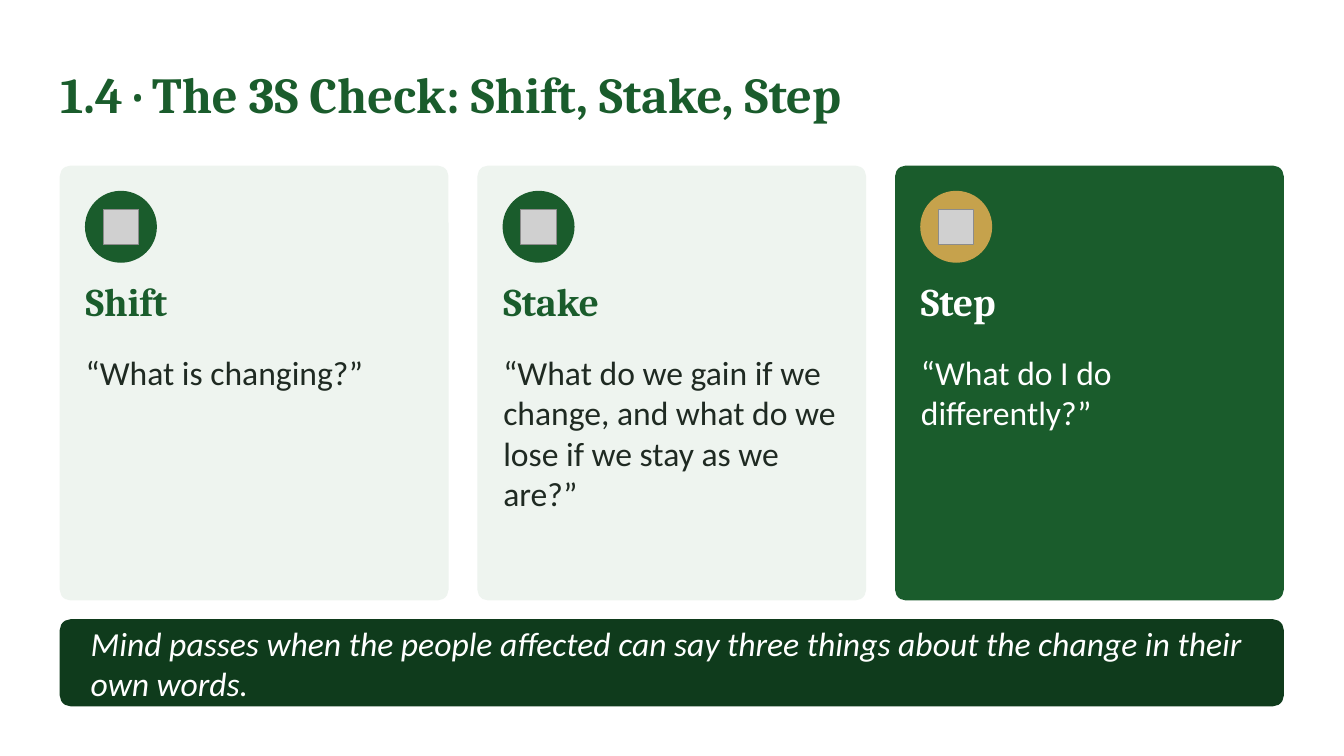
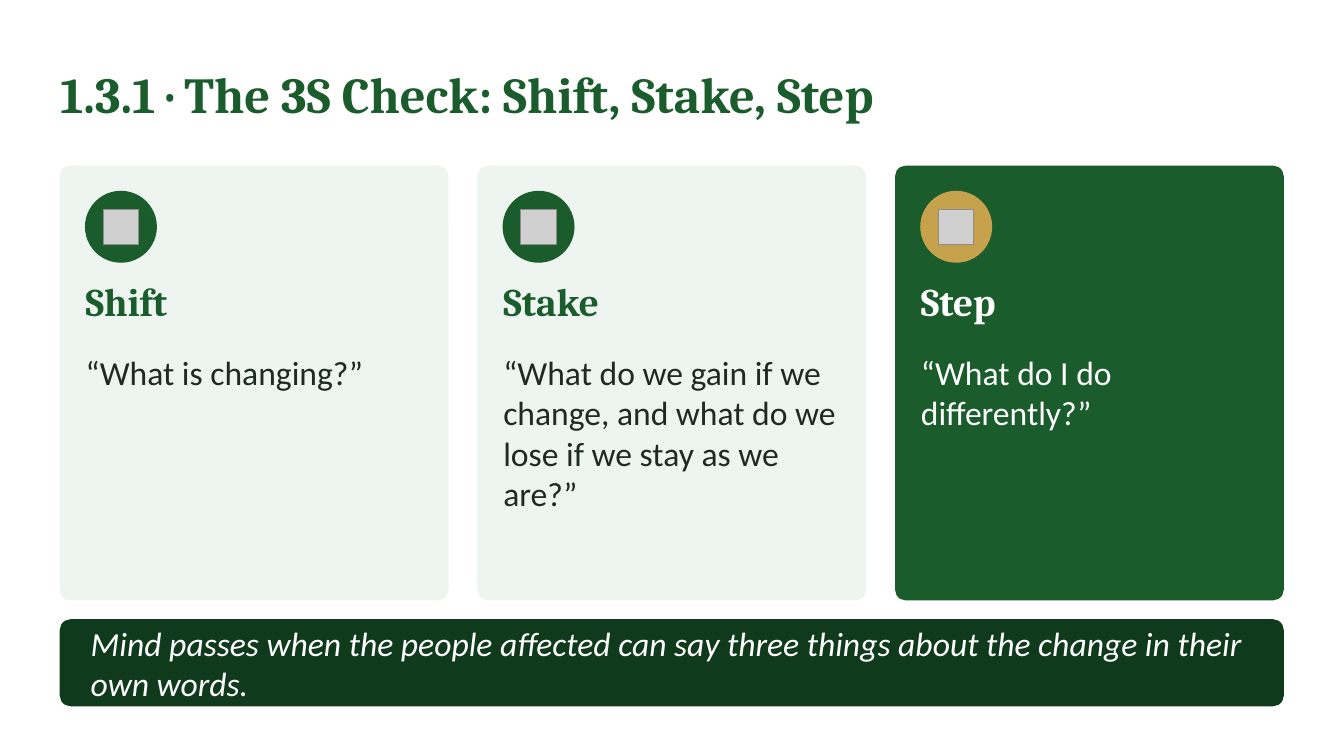
Before and after one commit to IBSL26/ibsl-platform, a slide deck: slide 14 of Unit decks/Unit 05 - Aligning Heart & Mind.pptx. Drawn at 1344x756 pixels with LibreOffice and Linux fonts; fonts in the diff are those of the drawing; grey boxes stand for pictures. Boxes give left, top, right and bottom in pixels: in the first picture for what was removed or moved away, otherwise in the second. Text is boxed around its words. In the diff, an @@ line names an element or a change of style, - is before the commit and + after.

```diff
--- a/Unit decks/Unit 05 - Aligning Heart & Mind.pptx
+++ b/Unit decks/Unit 05 - Aligning Heart & Mind.pptx
@@ text at (x1=60, y1=77, x2=873, y2=124): text changed @@
-1.4 · The 3S Check: Shift, Stake, Step
+1.3.1 · The 3S Check: Shift, Stake, Step
```
Also in this commit, not shown: 12 other slides changed, 5 slides added, 6 slides removed, 42 other files.
